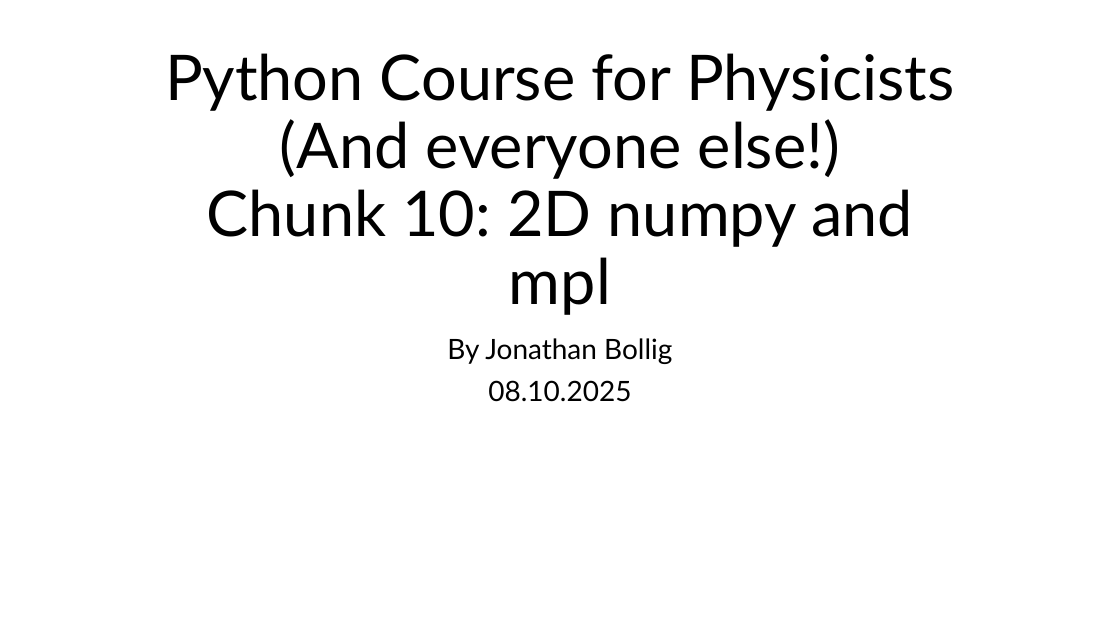
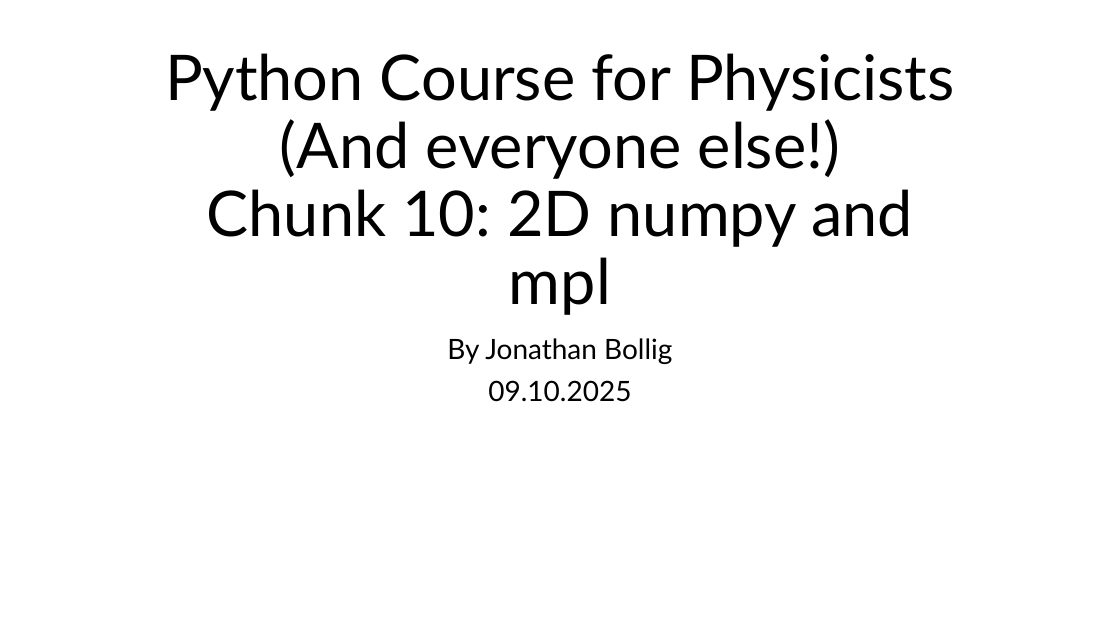
Before and after one commit to jonathanbollig/pycophy, a slide deck: slide 1 of Lectures/Chunk 10 - 2D numpy and mpl.pptx. Drawn at 1120x630 pixels with LibreOffice and Linux fonts; fonts in the diff are those of the drawing. Boxes give left, top, right and bottom in pixels: in the first picture for what was removed or moved away, otherwise in the second. Text is boxed around its words. In the diff, an @@ line names an element or a change of style, - is before the commit and + after.

Commit message:
Minor changes Chunk 10

```diff
--- a/Lectures/Chunk 10 - 2D numpy and mpl.pptx
+++ b/Lectures/Chunk 10 - 2D numpy and mpl.pptx
@@ subtitle at bbox=[488, 380, 631, 402]: text changed @@
-08.10.2025
+09.10.2025
```
